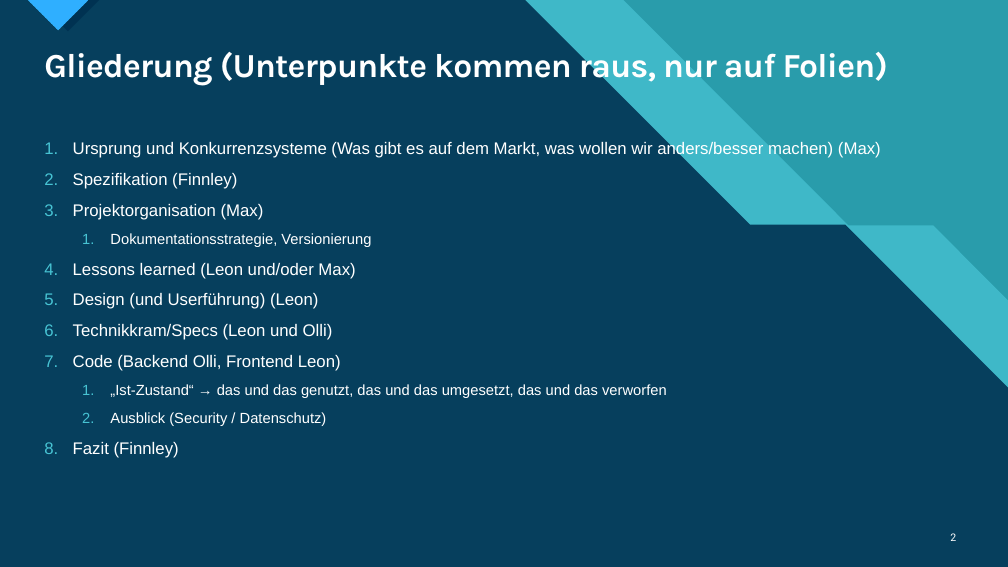
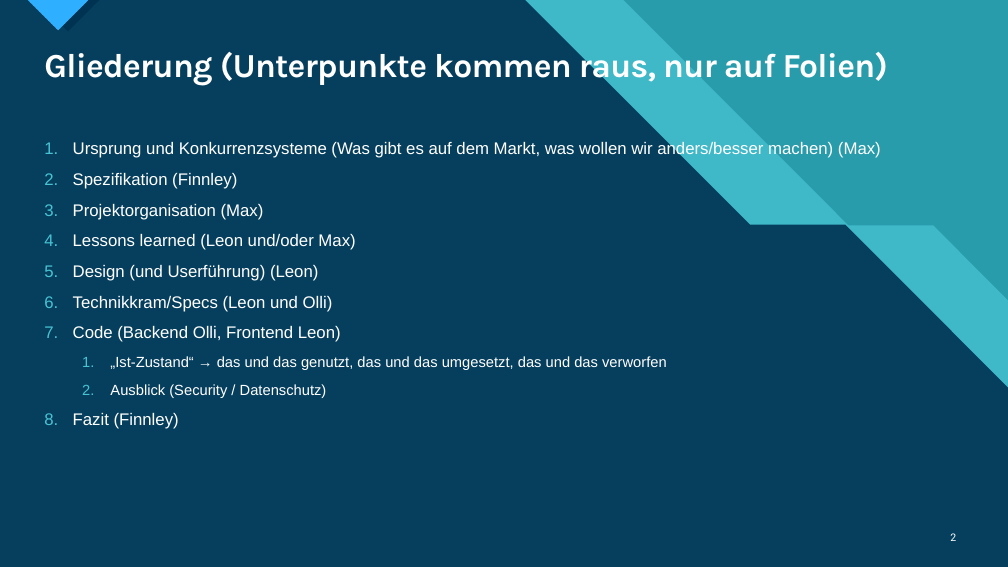
Before and after one commit to TietoLP/IU-Kochbuch, a slide deck: slide 2 of Fallstudie_Kochbuch.pptx. Drawn at 1008x567 pixels with LibreOffice and Linux fonts; fonts in the diff are those of the drawing. Boxes give left, top, right and bottom in pixels: in the first picture for what was removed or moved away, otherwise in the second. Text is boxed around its words. In the diff, an @@ line names an element or a change of style, - is before the commit and + after.

```diff
--- a/Fallstudie_Kochbuch.pptx
+++ b/Fallstudie_Kochbuch.pptx
@@ text at (110, 233, 371, 247): paragraph removed @@
-  1. Dokumentationsstrategie, Versionierung
```
Also in this commit, not shown: 2 other slides changed, 4 slides added, 1 slide removed.
